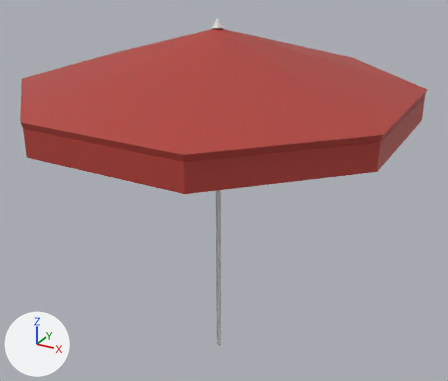
Two versions of the glTF model Data/RideUK/Props/SM_Prop_cafe_parasol_2_LOD1.glb, one commit apart.
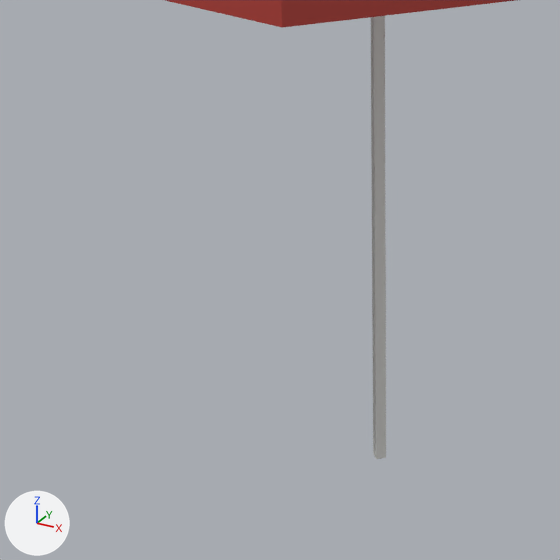
Each version is shown whole from a 50 mm lens placed at (1.943, -3.45, 3.043), pointed at (0.022, 0.041, 1.297), then close up on the part from 19% to 63% of the width and 48% to 100% of the height. The lights are fixed; the arrows at lower left show +X, +Y and +Z. The older version's two pictures come first. Vertices at exactly the same position are counted once.

Objects in the first close-up: 'SM_Prop_cafe_parasol_2_LOD1'.
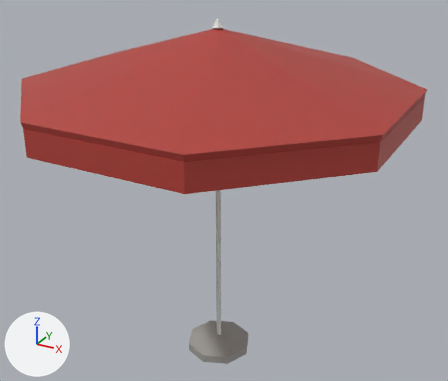
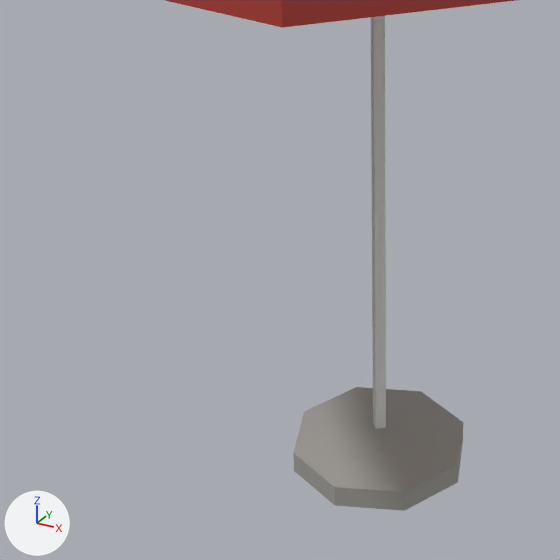
Boxes (x1, y1, x2, y2) around the edits, measured in the close-ups (560 x 560 px):
'SM_Prop_cafe_parasol_2_LOD1', reshaped: before (165, 0, 515, 459); after (165, 0, 515, 511)
part 1 of me_sm_prop_cafe_parasol_2_lod1, added: after (294, 387, 463, 511)

What the commit changed:
me_sm_prop_cafe_parasol_2_lod1 is used by ob_sm_prop_cafe_parasol_2_lod1; location (0.0, 0.0, 0.0).
me_sm_prop_cafe_parasol_2_lod1 had 74 vertices, 132 faces and spanned x -1.22..1.22, y -1.22..1.22, z 0.0..2.48.
me_sm_prop_cafe_parasol_2_lod1 now has 100 vertices, 180 faces and spans x -1.22..1.22, y -1.22..1.22, z 0.0..2.48.
me_sm_prop_cafe_parasol_2_lod1 part 1: a new loose piece of 26 vertices spanning x -0.24..0.24, y -0.24..0.24, z 0.0..0.1, in mat_defaultmaterial.
